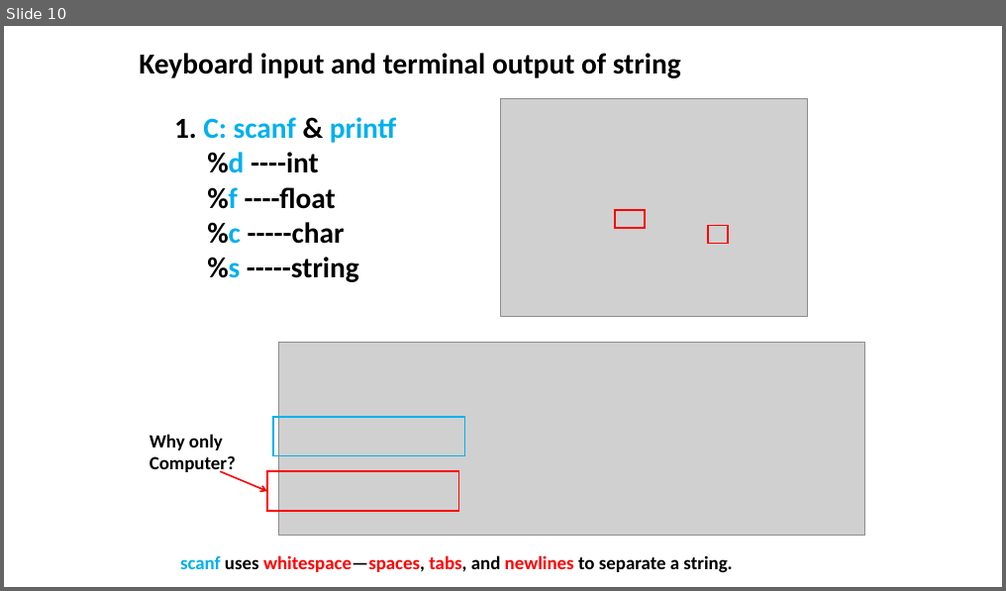
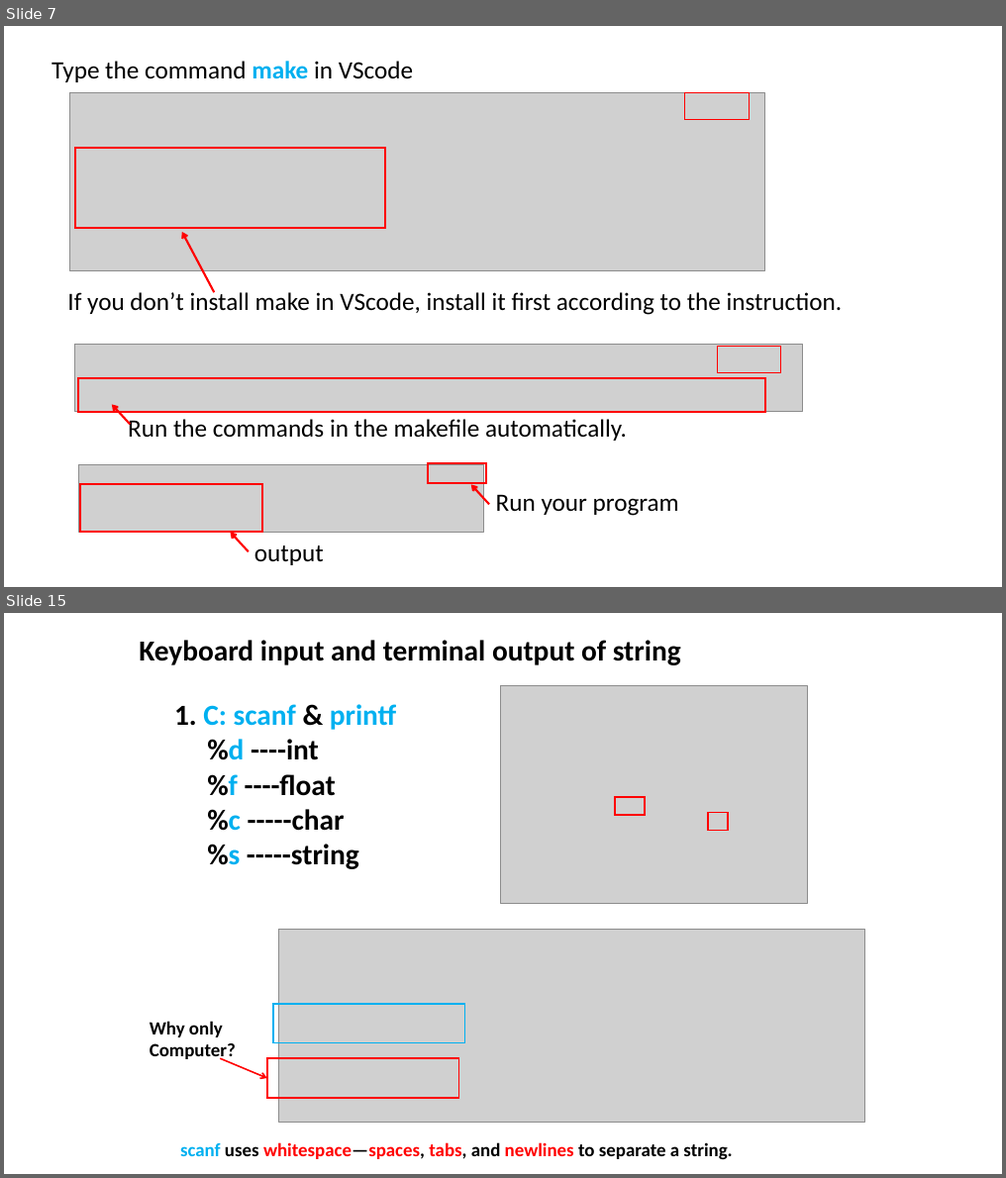
Before and after one commit to ShiqiYu/CPP, a slide deck: week04/Lab04.pptx. Shown one above the other, each under a label of ours: slide 10 before the commit, slides 7 and 15 after it; the slides between them are not shown. The pictures are 1006x591 and 1006x1178 pixels, drawn with LibreOffice and Linux fonts; fonts in the diff are those of the drawing; grey boxes stand for pictures; background and template pictures are left out. Boxes give left, top, right and bottom in pixels: in the first picture for what was removed or moved away, otherwise in the second. Text is boxed around its words. In the diff, an @@ line names an element or a change of style, - is before the commit and + after.

```diff
--- a/week04/Lab04.pptx
+++ b/week04/Lab04.pptx
@@ slide 7 added at <box>4,26,1002,587</box>, background #FFFFFF @@
@@ text added at <box>52,61,413,82</box>, 24 pt, text #000000 @@
+Type the command make in VScode
@@ picture added at <box>70,92,765,272</box> @@
@@ rectangle added at <box>685,92,749,120</box>, outline #FF0000 1 pt @@
@@ rectangle added at <box>75,148,386,228</box>, outline #FF0000 2 pt @@
@@ arrow added from (214, 292) to (182, 232), #FF0000 2 pt @@
@@ text added at <box>67,290,843,315</box>, 24 pt, text #000000 @@
+If you don’t install make in VScode, install it first according to the instruction.
@@ picture added at <box>75,344,803,411</box> @@
@@ rectangle added at <box>718,347,782,373</box>, outline #FF0000 1 pt @@
@@ rectangle added at <box>78,378,765,412</box>, outline #FF0000 2 pt @@
@@ arrow added from (130, 424) to (112, 405), #FF0000 2 pt @@
@@ text added at <box>128,419,627,441</box>, 24 pt, text #000000 @@
+Run the commands in the makefile automatically.
@@ picture added at <box>79,466,484,532</box> @@
@@ rectangle added at <box>428,464,486,483</box>, outline #FF0000 2 pt @@
@@ rectangle added at <box>80,485,262,533</box>, outline #FF0000 2 pt @@
@@ arrow added from (489, 504) to (471, 485), #FF0000 2 pt @@
@@ text added at <box>496,494,679,516</box>, 24 pt, text #000000 @@
+Run your program
@@ arrow added from (249, 553) to (230, 532), #FF0000 2 pt @@
@@ text added at <box>254,546,324,566</box>, 24 pt, text #000000 @@
+output
@@ what was slide 10 is now slide 15 @@
```
Also in this commit, not shown: 3 slides changed, 15 other slides added, 22 slides removed.
